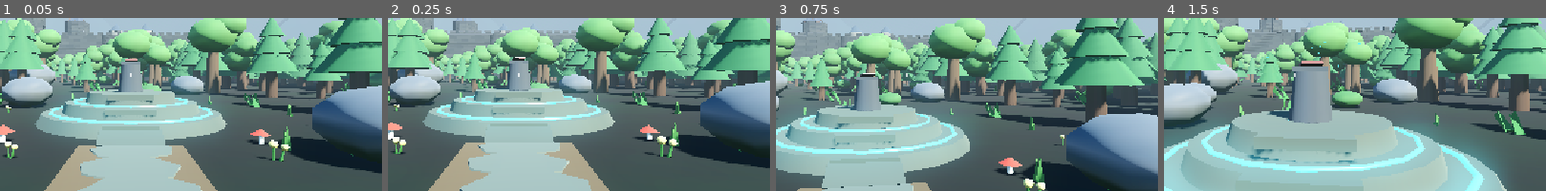
Above: before the commit, frames 1-4 (left to right).
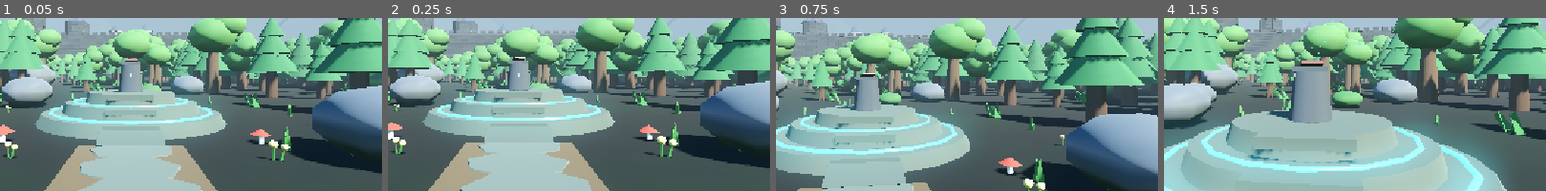
Above: after the commit, the same moments.

Repository: nordikus/TQG-text-quest-game
Game: Godot game, scene res://scenes/forest_clearing.tscn
The game is run twice, just before and just after one commit, with the same random seed, the same clock (stepped at 60 frames per second) and the same inputs.
Inputs (mouse positions are % of the whole screen's width and height, from its top left):
- Up to frame 1 (0.05 s): no input
- Up to frame 2 (0.25 s): no input
- Up to frame 3 (0.75 s): tap Enter at 0.5 s; move the mouse to (55, 38) at 0.52 s; hold W (move_forward) from 0.53 s (still down); tap Space (jump) at 0.6 s
- Up to frame 4 (1.5 s): keep holding W (move_forward); tap Space (jump) at 0.77, 1.07 s; move the mouse to (45, 39) at 1.27 s; tap E (interact) at 1.35 s
The pictures show only the part of the screen within x 33-83%, y 22-72%; the shares and areas given below are measured in that part.

The runs differ from the first frame. In frame 1, 0.2% of the frame differs, in the area x 15-50%, y 7-35%; in frame 2, 0.2%; in frame 3, 0.2%; in frame 4, 0.3%, in the area x 21-61%, y 4-14%.

Commit message:
fix(level): integrate castle masonry and the cornice route

Diff:
--- a/scenes/world/castle/courtyard_walls.tscn
+++ b/scenes/world/castle/courtyard_walls.tscn
@@ -145,17 +145,6 @@
 
 [sub_resource type="BoxShape3D" id="Shape_ButtressE_4"]
 size = Vector3(1.5, 9.0, 1.8)
-
-[sub_resource type="CylinderMesh" id="Mesh_GateTower"]
-material = SubResource("Mat_Stone")
-top_radius = 3.4
-bottom_radius = 3.8
-height = 14.72
-radial_segments = 16
-
-[sub_resource type="CylinderShape3D" id="Shape_GateTower"]
-radius = 3.8
-height = 14.72
 
 [sub_resource type="BoxMesh" id="Mesh_GateLiftCeiling"]
 material = SubResource("Mat_Stone")
@@ -351,23 +340,21 @@
 [node name="Col" type="CollisionShape3D" parent="ButtressE_4"]
 shape = SubResource("Shape_ButtressE_4")
 
-[node name="GateTowerLeft" type="StaticBody3D" parent="."]
-position = Vector3(-6.5, 7.36, 8.5)
-
-[node name="Mesh" type="MeshInstance3D" parent="GateTowerLeft"]
-mesh = SubResource("Mesh_GateTower")
-
-[node name="Col" type="CollisionShape3D" parent="GateTowerLeft"]
-shape = SubResource("Shape_GateTower")
-
-[node name="GateTowerRight" type="StaticBody3D" parent="."]
-position = Vector3(6.5, 7.36, 8.5)
-
-[node name="Mesh" type="MeshInstance3D" parent="GateTowerRight"]
-mesh = SubResource("Mesh_GateTower")
-
-[node name="Col" type="CollisionShape3D" parent="GateTowerRight"]
-shape = SubResource("Shape_GateTower")
+[node name="GateButtressWest" type="CSGPolygon3D" parent="."]
+position = Vector3(-4.41, 0, 0)
+rotation = Vector3(0, -1.57079633, 0)
+polygon = PackedVector2Array(10.17, 0, 11.7, 0, 11.7, 0.61, 11.45, 0.83, 11.45, 4.38, 11.16, 4.74, 11.16, 7.63, 10.42, 9.65, 10.17, 9.65)
+depth = 1.18
+material = SubResource("Mat_Stone")
+use_collision = true
+
+[node name="GateButtressEast" type="CSGPolygon3D" parent="."]
+position = Vector3(3.23, 0, 0)
+rotation = Vector3(0, -1.57079633, 0)
+polygon = PackedVector2Array(10.17, 0, 11.7, 0, 11.7, 0.61, 11.45, 0.83, 11.45, 4.38, 11.16, 4.74, 11.16, 7.63, 10.42, 9.65, 10.17, 9.65)
+depth = 1.18
+material = SubResource("Mat_Stone")
+use_collision = true
 
 [node name="GateLiftCeiling" type="StaticBody3D" parent="."]
 position = Vector3(0, 14.125, 8.5)
@@ -558,31 +545,31 @@
 shape = SubResource("GuideShape")
 
 [node name="OuterGateArch" type="CSGPolygon3D" parent="."]
-position = Vector3(0, 0, 10.48)
+position = Vector3(0, 0, 10.25)
 polygon = PackedVector2Array(-5, 14.8, 5, 14.8, 5, 0, 2.56, 0, 2.56, 4.03, 2.5108, 4.5411, 2.3651, 5.0326, 2.1286, 5.48 …(225 unchanged characters)…
-depth = 1.68
+depth = 1.45
 material = SubResource("Mat_Stone")
 use_collision = true
 
 [node name="InnerGateArch" type="CSGPolygon3D" parent="."]
 position = Vector3(0, 0, 8.2)
 polygon = PackedVector2Array(-5, 14.8, 5, 14.8, 5, 0, 2.56, 0, 2.56, 4.03, 2.5108, 4.5411, 2.3651, 5.0326, 2.1286, 5.48 …(225 unchanged characters)…
-depth = 1.68
+depth = 1.45
 material = SubResource("Mat_Stone")
 use_collision = true
 
 [node name="GateArchTrim" type="CSGPolygon3D" parent="."]
-position = Vector3(0, 0, 10.78)
+position = Vector3(0, 0, 10.55)
 polygon = PackedVector2Array(3.06, 0, 3.06, 4.03, 3.0012, 4.6387, 2.8271, 5.224, 2.5443, 5.7634, 2.1637, 6.2362, 1.7, 6 …(465 unchanged characters)…
-depth = 0.3
+depth = 0.34
 material = SubResource("Mat_GateArchTrim")
 use_collision = true
 
 [node name="GateArchTrimInside" type="CSGPolygon3D" parent="."]
-position = Vector3(0, 0, 6.22)
+position = Vector3(0, 0, 6.45)
 rotation = Vector3(0, 3.14159265, 0)
 polygon = PackedVector2Array(3.06, 0, 3.06, 4.03, 3.0012, 4.6387, 2.8271, 5.224, 2.5443, 5.7634, 2.1637, 6.2362, 1.7, 6 …(465 unchanged characters)…
-depth = 0.3
+depth = 0.34
 material = SubResource("Mat_GateArchTrim")
 use_collision = true
 
@@ -591,8 +578,7 @@
 rotation = Vector3(0, 1.570796, 0)
 script = ExtResource("13_trim")
 length = 10.0
-width = 3.76
-outer_edge = -1.46
+outer_edge = -1.33
 stone = SubResource("Mat_Stone")
 cap_stone = SubResource("Mat_StoneDark")
 
@@ -651,19 +637,19 @@
 cap_stone = SubResource("Mat_StoneDark")
 
 [node name="FrontWestParapet" type="StaticBody3D" parent="."]
-position = Vector3(-17.0, 14.8, 8.5)
+position = Vector3(-16.625, 14.8, 8.5)
 rotation = Vector3(0, 1.570796, 0)
 script = ExtResource("13_trim")
-length = 22.5
+length = 23.25
 outer_edge = -1.33
 stone = SubResource("Mat_Stone")
 cap_stone = SubResource("Mat_StoneDark")
 
 [node name="FrontEastParapet" type="StaticBody3D" parent="."]
-position = Vector3(20.5, 14.8, 8.5)
+position = Vector3(20.175, 14.8, 8.5)
 rotation = Vector3(0, 1.570796, 0)
 script = ExtResource("13_trim")
-length = 29.7
+length = 30.35
 outer_edge = -1.33
 stone = SubResource("Mat_Stone")
 cap_stone = SubResource("Mat_StoneDark")
--- a/scenes/world/castle/keep_cellar.tscn
+++ b/scenes/world/castle/keep_cellar.tscn
@@ -23,17 +23,17 @@
 
 [sub_resource type="BoxMesh" id="Mesh_StairWestWall"]
 material = SubResource("Stone")
-size = Vector3(0.32, 3.8, 8.7)
+size = Vector3(0.36, 4.68, 8.7)
 
 [sub_resource type="BoxShape3D" id="Shape_StairWestWall"]
-size = Vector3(0.32, 3.8, 8.7)
+size = Vector3(0.36, 4.68, 8.7)
 
 [sub_resource type="BoxMesh" id="Mesh_StairEastWall"]
 material = SubResource("Stone")
-size = Vector3(0.27, 3.8, 6.15)
+size = Vector3(0.34, 2.42, 6.15)
 
 [sub_resource type="BoxShape3D" id="Shape_StairEastWall"]
-size = Vector3(0.27, 3.8, 6.15)
+size = Vector3(0.34, 2.42, 6.15)
 
 [sub_resource type="BoxMesh" id="Mesh_CellarEndWall"]
 material = SubResource("Stone")
@@ -56,33 +56,23 @@
 [sub_resource type="BoxShape3D" id="Shape_CellarCeiling"]
 size = Vector3(7.25, 0.18, 6.3)
 
-[sub_resource type="BoxMesh" id="Mesh_LandingHead"]
+[sub_resource type="StandardMaterial3D" id="WornTreads"]
+albedo_color = Color(0.405, 0.385, 0.36, 1)
+roughness = 0.97
+
+[sub_resource type="BoxMesh" id="Mesh_CellarDoorHead"]
 material = SubResource("Stone")
-size = Vector3(2.2, 1.34, 0.32)
+size = Vector3(0.34, 2.26, 8.7)
 
-[sub_resource type="BoxShape3D" id="Shape_LandingHead"]
-size = Vector3(2.2, 1.34, 0.32)
+[sub_resource type="BoxShape3D" id="Shape_CellarDoorHead"]
+size = Vector3(0.34, 2.26, 8.7)
 
-[sub_resource type="BoxMesh" id="Mesh_StairCopingWest"]
+[sub_resource type="BoxMesh" id="Mesh_StairEndWall"]
 material = SubResource("Stone")
-size = Vector3(0.3, 0.88, 8.7)
+size = Vector3(2.12, 4.68, 0.28)
 
-[sub_resource type="BoxShape3D" id="Shape_StairCopingWest"]
-size = Vector3(0.3, 0.88, 8.7)
-
-[sub_resource type="BoxMesh" id="Mesh_StairCopingEast"]
-material = SubResource("Stone")
-size = Vector3(0.28, 0.88, 8.7)
-
-[sub_resource type="BoxShape3D" id="Shape_StairCopingEast"]
-size = Vector3(0.28, 0.88, 8.7)
-
-[sub_resource type="BoxMesh" id="Mesh_StairCopingEnd"]
-material = SubResource("Stone")
-size = Vector3(2.2, 0.88, 0.26)
-
-[sub_resource type="BoxShape3D" id="Shape_StairCopingEnd"]
-size = Vector3(2.2, 0.88, 0.26)
+[sub_resource type="BoxShape3D" id="Shape_StairEndWall"]
+size = Vector3(2.12, 4.68, 0.28)
 
 [node name="KeepCellar" type="Node3D"]
 
@@ -105,7 +95,7 @@
 shape = SubResource("Shape_BackWall")
 
 [node name="StairWestWall" type="StaticBody3D" parent="."]
-position = Vector3(15.04, -1.65, -10.35)
+position = Vector3(15.06, -1.21, -10.35)
 
 [node name="Mesh" type="MeshInstance3D" parent="StairWestWall"]
 mesh = SubResource("Mesh_StairWestWall")
@@ -114,7 +104,7 @@
 shape = SubResource("Shape_StairWestWall")
 
 [node name="StairEastWall" type="StaticBody3D" parent="."]
-position = Vector3(17.535, -1.65, -9.075)
+position = Vector3(17.53, -2.34, -9.075)
 
 [node name="Mesh" type="MeshInstance3D" parent="StairEastWall"]
 mesh = SubResource("Mesh_StairEastWall")
@@ -149,48 +139,30 @@
 [node name="Col" type="CollisionShape3D" parent="CellarCeiling"]
 shape = SubResource("Shape_CellarCeiling")
 
-[node name="LandingHead" type="StaticBody3D" parent="."]
-position = Vector3(16.3, -0.42, -14.55)
+[node name="CellarDoorHead" type="StaticBody3D" parent="."]
+position = Vector3(17.53, 0, -10.35)
 
-[node name="Mesh" type="MeshInstance3D" parent="LandingHead"]
-mesh = SubResource("Mesh_LandingHead")
+[node name="Mesh" type="MeshInstance3D" parent="CellarDoorHead"]
+mesh = SubResource("Mesh_CellarDoorHead")
 
-[node name="Col" type="CollisionShape3D" parent="LandingHead"]
-shape = SubResource("Shape_LandingHead")
+[node name="Col" type="CollisionShape3D" parent="CellarDoorHead"]
+shape = SubResource("Shape_CellarDoorHead")
 
-[node name="StairCopingWest" type="StaticBody3D" parent="."]
-position = Vector3(15.05, 0.69, -10.35)
+[node name="StairEndWall" type="StaticBody3D" parent="."]
+position = Vector3(16.3, -1.21, -14.5)
 
-[node name="Mesh" type="MeshInstance3D" parent="StairCopingWest"]
-mesh = SubResource("Mesh_StairCopingWest")
+[node name="Mesh" type="MeshInstance3D" parent="StairEndWall"]
+mesh = SubResource("Mesh_StairEndWall")
 
-[node name="Col" type="CollisionShape3D" parent="StairCopingWest"]
-shape = SubResource("Shape_StairCopingWest")
-
-[node name="StairCopingEast" type="StaticBody3D" parent="."]
-position = Vector3(17.54, 0.69, -10.35)
-
-[node name="Mesh" type="MeshInstance3D" parent="StairCopingEast"]
-mesh = SubResource("Mesh_StairCopingEast")
-
-[node name="Col" type="CollisionShape3D" parent="StairCopingEast"]
-shape = SubResource("Shape_StairCopingEast")
-
-[node name="StairCopingEnd" type="StaticBody3D" parent="."]
-position = Vector3(16.3, 0.69, -14.57)
-
-[node name="Mesh" type="MeshInstance3D" parent="StairCopingEnd"]
-mesh = SubResource("Mesh_StairCopingEnd")
-
-[node name="Col" type="CollisionShape3D" parent="StairCopingEnd"]
-shape = SubResource("Shape_StairCopingEnd")
+[node name="Col" type="CollisionShape3D" parent="StairEndWall"]
+shape = SubResource("Shape_StairEndWall")
 
 [node name="CellarStair" type="StaticBody3D" parent="."]
 position = Vector3(16.3, -3.55, -13.2)
 rotation = Vector3(0, 3.14159265, 0)
 
 [node name="Treads" type="MeshInstance3D" parent="CellarStair"]
-material_override = SubResource("Stone")
+material_override = SubResource("WornTreads")
 mesh = ExtResource("2_steps")
 
 [node name="WalkingSurface" type="CollisionShape3D" parent="CellarStair"]
--- a/scenes/world/castle/main_keep.tscn
+++ b/scenes/world/castle/main_keep.tscn
@@ -22,6 +22,10 @@
 
 [sub_resource type="ShaderMaterial" id="Mat_Stone"]
 shader = ExtResource("10_masonry")
+
+[sub_resource type="StandardMaterial3D" id="Mat_DressedStone"]
+albedo_color = Color(0.39, 0.39, 0.37, 1)
+roughness = 0.95
 
 [sub_resource type="StandardMaterial3D" id="Mat_StoneDark"]
 albedo_color = Color(0.24, 0.25, 0.27, 1.0)
@@ -117,13 +121,6 @@
 [sub_resource type="BoxShape3D" id="Shape_Floor2West_South"]
 size = Vector3(5.0, 0.3, 4.0)
 
-[sub_resource type="BoxMesh" id="Mesh_Floor2Gallery"]
-material = SubResource("Mat_Stone")
-size = Vector3(26.0, 0.3, 4.6)
-
-[sub_resource type="BoxShape3D" id="Shape_Floor2Gallery"]
-size = Vector3(26.0, 0.3, 4.6)
-
 [sub_resource type="BoxMesh" id="Mesh_Floor3"]
 material = SubResource("Mat_Stone")
 size = Vector3(64.0, 0.4, 30.0)
@@ -380,13 +377,6 @@
 [sub_resource type="BoxShape3D" id="Shape_WallWest_F2_South"]
 size = Vector3(0.8, 6.0, 8.0)
 
-[sub_resource type="BoxMesh" id="Mesh_WallWest_F2_North"]
-material = SubResource("Mat_Stone")
-size = Vector3(0.8, 6.0, 8.0)
-
-[sub_resource type="BoxShape3D" id="Shape_WallWest_F2_North"]
-size = Vector3(0.8, 6.0, 8.0)
-
 [sub_resource type="BoxMesh" id="Mesh_WallWest_F2_Mid"]
 material = SubResource("Mat_Stone")
 size = Vector3(0.8, 6.0, 2.0)
@@ -456,20 +446,6 @@
 
 [sub_resource type="BoxShape3D" id="Shape_WallEast_F2_North"]
 size = Vector3(0.8, 6.0, 12.5)
-
-[sub_resource type="BoxMesh" id="Mesh_WallEast_F2_Lintel"]
-material = SubResource("Mat_Stone")
-size = Vector3(0.8, 1.72, 5.0)
-
-[sub_resource type="BoxShape3D" id="Shape_WallEast_F2_Lintel"]
-size = Vector3(0.8, 1.72, 5.0)
-
-[sub_resource type="BoxMesh" id="Mesh_BalustradeEast_Loggia"]
-material = SubResource("Mat_WoodDark")
-size = Vector3(0.4, 0.9, 5.0)
-
-[sub_resource type="BoxShape3D" id="Shape_BalustradeEast_Loggia"]
-size = Vector3(0.4, 0.9, 5.0)
 
 [sub_resource type="BoxMesh" id="Mesh_StairwellBalustradeWest"]
 material = SubResource("Mat_WoodDark")
@@ -813,21 +789,6 @@
 [sub_resource type="BoxShape3D" id="Shape_StairDoorLintel"]
 size = Vector3(2.7, 3.05, 0.28)
 
-[sub_resource type="BoxMesh" id="Mesh_LoggiaSill"]
-material = SubResource("Mat_Stone")
-size = Vector3(1.55, 0.3, 2.2)
-
-[sub_resource type="BoxShape3D" id="Shape_LoggiaSill"]
-size = Vector3(1.55, 0.3, 2.2)
-
-[sub_resource type="BoxMesh" id="Mesh_LoggiaBracketNorth"]
-material = SubResource("Mat_Stone")
-size = Vector3(1.1, 0.74, 0.38)
-
-[sub_resource type="BoxMesh" id="Mesh_LoggiaBracketSouth"]
-material = SubResource("Mat_Stone")
-size = Vector3(1.1, 0.74, 0.38)
-
 [sub_resource type="BoxMesh" id="Mesh_PlinthBaseWest"]
 material = SubResource("Mat_StoneDark")
 size = Vector3(47.6, 0.44, 30.8)
@@ -1012,31 +973,49 @@
 [node name="Col" type="CollisionShape3D" parent="Floor2West_South"]
 shape = SubResource("Shape_Floor2West_South")
 
-[node name="Floor2Gallery" type="StaticBody3D" parent="."]
-transform = Transform3D(1, 0, 0, 0, 1, 0, 0, 0, 1, 0.0, 6.2, 12.3)
-
-[node name="Mesh" type="MeshInstance3D" parent="Floor2Gallery"]
-mesh = SubResource("Mesh_Floor2Gallery")
-
-[node name="Col" type="CollisionShape3D" parent="Floor2Gallery"]
-shape = SubResource("Shape_Floor2Gallery")
-
-[node name="LoggiaSill" type="StaticBody3D" parent="."]
-position = Vector3(-12.225, 6.2, 5.8)
-
-[node name="Mesh" type="MeshInstance3D" parent="LoggiaSill"]
-mesh = SubResource("Mesh_LoggiaSill")
-
-[node name="Col" type="CollisionShape3D" parent="LoggiaSill"]
-shape = SubResource("Shape_LoggiaSill")
-
-[node name="LoggiaBracketNorth" type="MeshInstance3D" parent="."]
-position = Vector3(-12.44, 5.725, 5.13)
-mesh = SubResource("Mesh_LoggiaBracketNorth")
-
-[node name="LoggiaBracketSouth" type="MeshInstance3D" parent="."]
-position = Vector3(-12.44, 5.725, 6.49)
-mesh = SubResource("Mesh_LoggiaBracketSouth")
+[node name="EntranceCornice" type="CSGPolygon3D" parent="."]
+position = Vector3(-13, 0, 0)
+rotation = Vector3(0, -1.57079633, 0)
+polygon = PackedVector2Array(14.54, 5.78, 13.5, 5.78, 13.13, 6.04, 12.88, 6.04, 12.75, 6.16, 12.75, 6.35, 14.54, 6.35)
+depth = 26
+material = SubResource("Mat_Stone")
+use_collision = true
+
+[node name="CorniceCorbel1" type="CSGPolygon3D" parent="EntranceCornice"]
+position = Vector3(0, 0, -2.54)
+polygon = PackedVector2Array(14.54, 5.04, 14.1, 5.04, 14.1, 5.28, 13.41, 5.92, 14.54, 5.92)
+depth = 0.6
+material = SubResource("Mat_Stone")
+
+[node name="CorniceCorbel2" type="CSGPolygon3D" parent="EntranceCornice"]
+position = Vector3(0, 0, -5.84)
+polygon = PackedVector2Array(14.54, 5.04, 14.1, 5.04, 14.1, 5.28, 13.41, 5.92, 14.54, 5.92)
+depth = 0.6
+material = SubResource("Mat_Stone")
+
+[node name="CorniceCorbel3" type="CSGPolygon3D" parent="EntranceCornice"]
+position = Vector3(0, 0, -9.33)
+polygon = PackedVector2Array(14.54, 5.04, 14.1, 5.04, 14.1, 5.28, 13.41, 5.92, 14.54, 5.92)
+depth = 0.6
+material = SubResource("Mat_Stone")
+
+[node name="CorniceCorbel4" type="CSGPolygon3D" parent="EntranceCornice"]
+position = Vector3(0, 0, -16.07)
+polygon = PackedVector2Array(14.54, 5.04, 14.1, 5.04, 14.1, 5.28, 13.41, 5.92, 14.54, 5.92)
+depth = 0.6
+material = SubResource("Mat_Stone")
+
+[node name="CorniceCorbel5" type="CSGPolygon3D" parent="EntranceCornice"]
+position = Vector3(0, 0, -19.56)
+polygon = PackedVector2Array(14.54, 5.04, 14.1, 5.04, 14.1, 5.28, 13.41, 5.92, 14.54, 5.92)
+depth = 0.6
+material = SubResource("Mat_Stone")
+
+[node name="CorniceCorbel6" type="CSGPolygon3D" parent="EntranceCornice"]
+position = Vector3(0, 0, -22.86)
+polygon = PackedVector2Array(14.54, 5.04, 14.1, 5.04, 14.1, 5.28, 13.41, 5.92, 14.54, 5.92)
+depth = 0.6
+material = SubResource("Mat_Stone")
 
 [node name="Floor3" type="StaticBody3D" parent="."]
 transform = Transform3D(1, 0, 0, 0, 1, 0, 0, 0, 1, 0.0, 12.2, 0.0)
@@ -1361,14 +1340,19 @@
 [node name="Col" type="CollisionShape3D" parent="WallWest_F2_South"]
 shape = SubResource("Shape_WallWest_F2_South")
 
-[node name="WallWest_F2_North" type="StaticBody3D" parent="."]
-transform = Transform3D(1, 0, 0, 0, 1, 0, 0, 0, 1, -13.0, 9.22, 11.0)
-
-[node name="Mesh" type="MeshInstance3D" parent="WallWest_F2_North"]
-mesh = SubResource("Mesh_WallWest_F2_North")
-
-[node name="Col" type="CollisionShape3D" parent="WallWest_F2_North"]
-shape = SubResource("Shape_WallWest_F2_North")
+[node name="WallWest_F2_North" type="CSGBox3D" parent="."]
+position = Vector3(-13, 9.22, 10.75)
+size = Vector3(0.8, 6, 7.5)
+material = SubResource("Mat_Stone")
+use_collision = true
+
+[node name="CorniceServiceWindow" type="CSGPolygon3D" parent="WallWest_F2_North"]
+position = Vector3(-0.58, 0, 0)
+rotation = Vector3(0, -1.57079633, 0)
+polygon = PackedVector2Array(1.93, -2.14, 3.73, -2.14, 3.73, 0.04, 3.6993, 0.2729, 3.6094, 0.49, 3.4664, 0.6764, 3.28, 0.8194, 3.0629, 0.9093, 2.83, 0.94, 2.5971, 0.9093, 2.38, 0.8194, 2.1936, 0.6764, 2.0506, 0.49, 1.9607, 0.2729, 1.93, 0.04)
+depth = 1.16
+material = SubResource("Mat_DressedStone")
+operation = 2
 
 [node name="WallWest_F2_Mid" type="StaticBody3D" parent="."]
 transform = Transform3D(1, 0, 0, 0, 1, 0, 0, 0, 1, -13.0, 9.22, 0.0)
@@ -1460,23 +1444,27 @@
 [node name="Col" type="CollisionShape3D" parent="WallEast_F2_North"]
 shape = SubResource("Shape_WallEast_F2_North")
 
-[node name="WallEast_F2_Lintel" type="StaticBody3D" parent="."]
-transform = Transform3D(1, 0, 0, 0, 1, 0, 0, 0, 1, 13.0, 11.36, 0.0)
-
-[node name="Mesh" type="MeshInstance3D" parent="WallEast_F2_Lintel"]
-mesh = SubResource("Mesh_WallEast_F2_Lintel")
-
-[node name="Col" type="CollisionShape3D" parent="WallEast_F2_Lintel"]
-shape = SubResource("Shape_WallEast_F2_Lintel")
-
-[node name="BalustradeEast_Loggia" type="StaticBody3D" parent="."]
-transform = Transform3D(1, 0, 0, 0, 1, 0, 0, 0, 1, 13.0, 6.75, 0.0)
-
-[node name="Mesh" type="MeshInstance3D" parent="BalustradeEast_Loggia"]
-mesh = SubResource("Mesh_BalustradeEast_Loggia")
-
-[node name="Col" type="CollisionShape3D" parent="BalustradeEast_Loggia"]
-shape = SubResource("Shape_BalustradeEast_Loggia")
+[node name="EastUpperLoggia" type="CSGBox3D" parent="."]
+position = Vector3(13, 9.22, 0)
+size = Vector3(0.8, 6, 5)
+material = SubResource("Mat_Stone")
+use_collision = true
+
+[node name="NorthArch" type="CSGPolygon3D" parent="EastUpperLoggia"]
+position = Vector3(-0.58, 0, 0)
+rotation = Vector3(0, -1.57079633, 0)
+polygon = PackedVector2Array(-2.25, -2.03, -0.27, -2.03, -0.27, 0.19, -0.3037, 0.4462, -0.4026, 0.685, -0.56, 0.89, -0.765, 1.0474, -1.0038, 1.1463, -1.26, 1.18, -1.5162, 1.1463, -1.755, 1.0474, -1.96, 0.89, -2.1174, 0.685, -2.2163, 0.4462, -2.25, 0.19)
+depth = 1.16
+material = SubResource("Mat_DressedStone")
+operation = 2
+
+[node name="SouthArch" type="CSGPolygon3D" parent="EastUpperLoggia"]
+position = Vector3(-0.58, 0, 0)
+rotation = Vector3(0, -1.57079633, 0)
+polygon = PackedVector2Array(0.27, -2.03, 2.25, -2.03, 2.25, 0.19, 2.2163, 0.4462, 2.1174, 0.685, 1.96, 0.89, 1.755, 1.0474, 1.5162, 1.1463, 1.26, 1.18, 1.0038, 1.1463, 0.765, 1.0474, 0.56, 0.89, 0.4026, 0.685, 0.3037, 0.4462, 0.27, 0.19)
+depth = 1.16
+material = SubResource("Mat_DressedStone")
+operation = 2
 
 [node name="StairwellBalustradeWest" type="StaticBody3D" parent="."]
 transform = Transform3D(1, 0, 0, 0, 1, 0, 0, 0, 1, -25.0, 6.75, -4.0)
@@ -1810,7 +1798,7 @@
 shape = SubResource("Shape_ServiceHatchCounter")
 
 [node name="StewardPartitionWest" type="StaticBody3D" parent="."]
-position = Vector3(17.425, 9.175, 1.435)
+position = Vector3(17.425, 9.175, 3.05)
 
 [node name="Mesh" type="MeshInstance3D" parent="StewardPartitionWest"]
 mesh = SubResource("Mesh_StewardPartitionWest")
@@ -1819,7 +1807,7 @@
 shape = SubResource("Shape_StewardPartitionWest")
 
 [node name="StewardPartitionEast" type="StaticBody3D" parent="."]
-position = Vector3(27.725, 9.175, 1.435)
+position = Vector3(27.725, 9.175, 3.05)
 
 [node name="Mesh" type="MeshInstance3D" parent="StewardPartitionEast"]
 mesh = SubResource("Mesh_StewardPartitionEast")
@@ -1828,7 +1816,7 @@
 shape = SubResource("Shape_StewardPartitionEast")
 
 [node name="StewardPartitionLintel" type="StaticBody3D" parent="."]
-position = Vector3(22.65, 10.55, 1.435)
+position = Vector3(22.65, 10.55, 3.05)
 
 [node name="Mesh" type="MeshInstance3D" parent="StewardPartitionLintel"]
 mesh = SubResource("Mesh_StewardPartitionLintel")
--- a/scripts/tools/verify_v9.gd
+++ b/scripts/tools/verify_v9.gd
@@ -201,7 +201,11 @@
 
 	if not _verify_east_wing(space_state):
 		all_passed = false
+	if not _verify_cellar_landing(space_state):
+		all_passed = false
 	if not _verify_throne_cache(space_state):
+		all_passed = false
+	if not _verify_gate_wall_walk(space_state):
 		all_passed = false
 
 	# The keep is approachable from outside, but the rear perimeter is closed.
@@ -353,25 +357,42 @@
 	return path.is_empty()
 
 func _verify_throne_cache(space: PhysicsDirectSpaceState3D) -> bool:
-	var landings := {
-		"LoggiaSill": Vector3(-11.68, 6.35, -144.51),
-		"Floor2Gallery": Vector3(-11.69, 6.35, -140.42),
-	}
-	for platform in landings:
-		var feet: Vector3 = landings[platform]
-		var surface := space.intersect_ray(PhysicsRayQueryParameters3D.create(
-			feet + Vector3.UP * 0.35, feet - Vector3.UP * 0.35))
-		if surface.is_empty() or surface.collider.name != platform or absf(surface.position.y - feet.y) > 0.03:
-			push_error("FAIL: The throne cache jump route is missing its landing on %s." % platform)
-			return false
+	var sill := space.intersect_ray(PhysicsRayQueryParameters3D.create(
+		Vector3(-13.0, 7.46, -137.42), Vector3(-13.0, 6.39, -137.42)))
+	var window := space.intersect_ray(PhysicsRayQueryParameters3D.create(
+		Vector3(-14.5, 8.20, -137.42), Vector3(-12.0, 8.20, -137.42)))
+	var landing := space.intersect_ray(PhysicsRayQueryParameters3D.create(
+		Vector3(-11.7, 6.68, -137.42), Vector3(-11.7, 6.1, -137.42)))
+	if sill.is_empty() or absf(sill.position.y - 7.08) > 0.03 or not window.is_empty() \
+			or landing.is_empty() or landing.collider.name != "EntranceCornice":
+		push_error("FAIL: The throne cache needs a jump over the window sill and a solid landing.")
+		return false
 
 	var draft := Vector3(-6.65, 6.38, -136.86)
 	var shelf_view := space.intersect_ray(PhysicsRayQueryParameters3D.create(
-		Vector3(-7.93, 7.95, -138.85), draft))
+		Vector3(-7.64, 7.95, -137.56), draft))
 	if shelf_view.is_empty() or shelf_view.collider.name != "RoyalOrderDraft":
 		push_error("FAIL: The royal draft must be reachable from the gallery above the entrance.")
 		return false
-	print("PASS: The entrance cornice has a solid landing, and the royal draft can be read from it.")
+	print("PASS: The window sill leads to a solid cornice and a reachable royal draft.")
+	return true
+
+func _verify_gate_wall_walk(space: PhysicsDirectSpaceState3D) -> bool:
+	for x in range(-8, 9):
+		var crest := Vector3(x, 14.8, -82.45)
+		var floor := space.intersect_ray(PhysicsRayQueryParameters3D.create(
+			crest + Vector3.UP * 0.2, crest - Vector3.UP * 0.2))
+		if floor.is_empty() or absf(floor.position.y - crest.y) > 0.03:
+			push_error("FAIL: The wall walk above the gate must stay level across its full width.")
+			return false
+
+	for x in [-5.15, -4.85, 4.85, 5.15]:
+		var facade := space.intersect_ray(PhysicsRayQueryParameters3D.create(
+			Vector3(x, 12.0, -77.5), Vector3(x, 12.0, -82.0)))
+		if facade.is_empty() or absf(facade.position.z + 79.75) > 0.03:
+			push_error("FAIL: The gate masonry must meet both sides of the front curtain in one plane.")
+			return false
+	print("PASS: The gatehouse meets the curtain and has a continuous wall walk.")
 	return true
 
 func _verify_east_wing(space: PhysicsDirectSpaceState3D) -> bool:
@@ -384,6 +405,13 @@
 	if not dining_open or doorway_edge.is_empty():
 		push_error("FAIL: The narrow dining passage needs a clear centre and a solid jamb.")
 		return false
+
+	for z in [-152.26, -149.74]:
+		var arch := space.intersect_ray(PhysicsRayQueryParameters3D.create(
+			Vector3(11.7, 8.35, z), Vector3(15.0, 8.35, z)))
+		if not arch.is_empty():
+			push_error("FAIL: The arches above dining must be clear of the steward partition.")
+			return false
 
 	var kitchen_door := space.intersect_ray(PhysicsRayQueryParameters3D.create(
 		Vector3(18.07, 1.65, -153.6), Vector3(18.07, 1.65, -155.2)))
@@ -422,3 +450,18 @@
 			return false
 	print("PASS: The dining entry, service hatch, kitchen stairs and cellar stairs are clear.")
 	return true
+
+func _verify_cellar_landing(space: PhysicsDirectSpaceState3D) -> bool:
+	var landing := Vector3(16.3, -0.5, -164.4)
+	var walls := {
+		Vector3.LEFT: "StairWestWall",
+		Vector3.RIGHT: "CellarDoorHead",
+		Vector3.FORWARD: "StairEndWall",
+	}
+	for direction: Vector3 in walls:
+		var lining := space.intersect_ray(PhysicsRayQueryParameters3D.create(landing, landing + direction * 2.5))
+		if lining.is_empty() or lining.collider.name != walls[direction]:
+			push_error("FAIL: Stone must cover the foundation at the cellar stair landing.")
+			return false
+	print("PASS: The cellar landing is enclosed by stone above the doorway.")
+	return true
